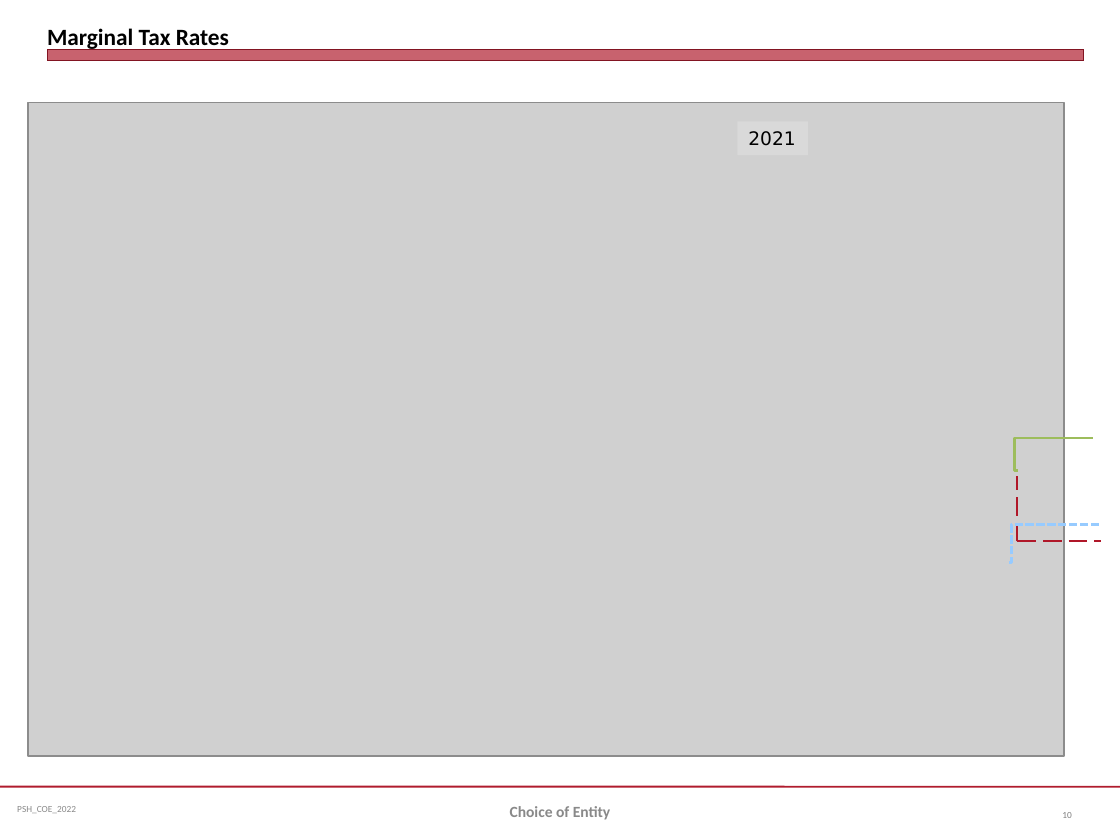
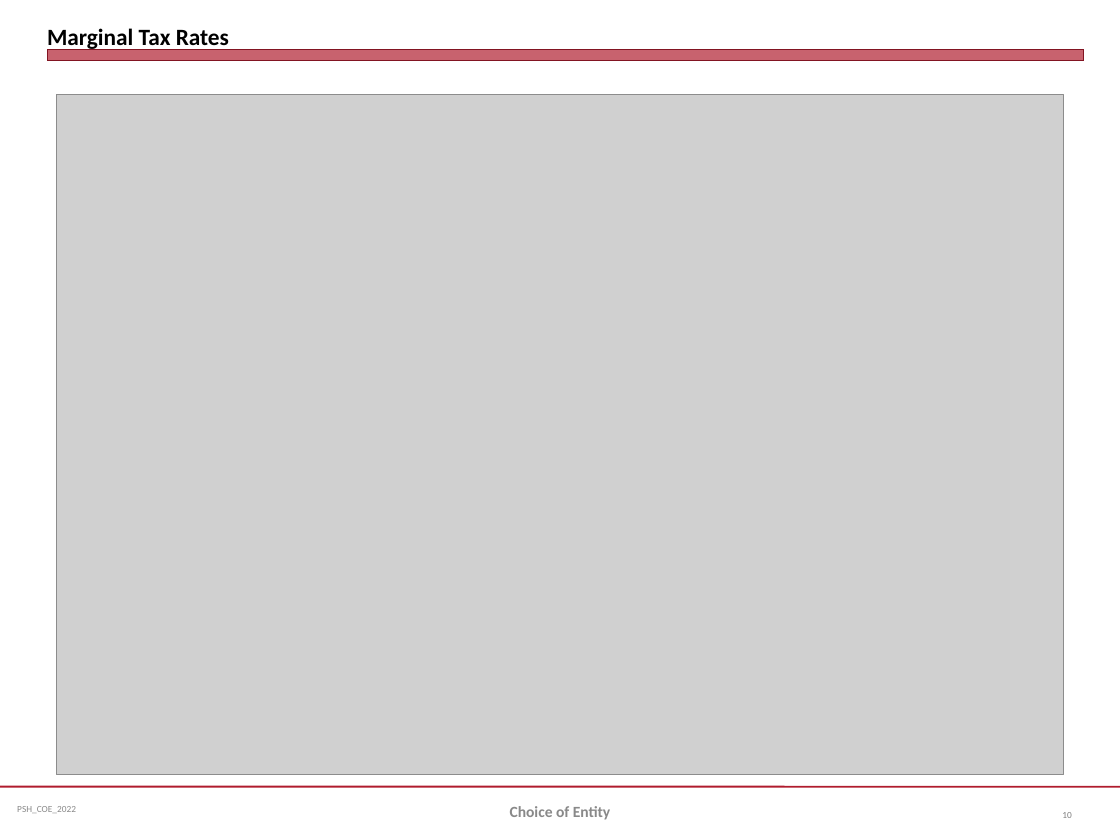
Before and after one commit to jmc877/Partnership-Tax, a slide deck: slide 10 of slides/PSH_COEntity_2022.pptx. Drawn at 1120x840 pixels with LibreOffice and Linux fonts; fonts in the diff are those of the drawing; grey boxes stand for pictures. Boxes give left, top, right and bottom in pixels: in the first picture for what was removed or moved away, otherwise in the second. Text is boxed around its words. In the diff, an @@ line names an element or a change of style, - is before the commit and + after.

```diff
--- a/slides/PSH_COEntity_2022.pptx
+++ b/slides/PSH_COEntity_2022.pptx
@@ picture: place and size @@
-picture at <box>28,103,1064,756</box>
+picture at <box>56,94,1064,774</box>
@@ rectangle removed at <box>737,121,808,155</box> @@
-2021
@@ elbow line removed from (1018, 470) to (1093, 438) @@
@@ line removed from (1017, 541) to (1017, 476) @@
@@ elbow line removed from (1009, 563) to (1101, 525) @@
@@ line removed from (1017, 541) to (1101, 541) @@
```
Also in this commit, not shown: 2 other files.
